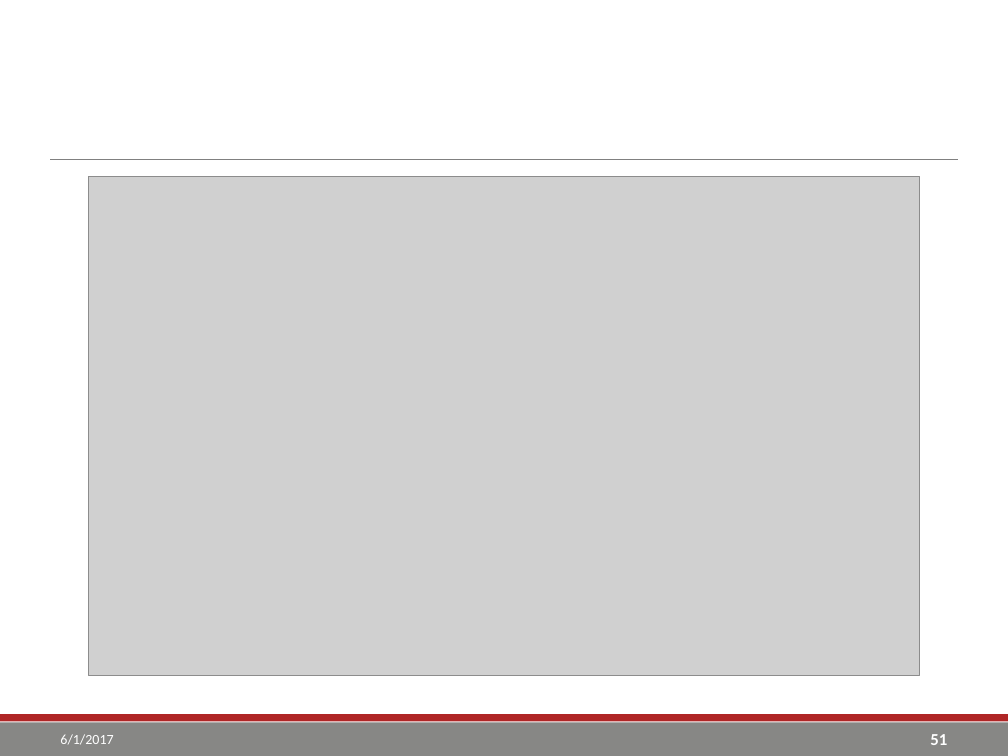
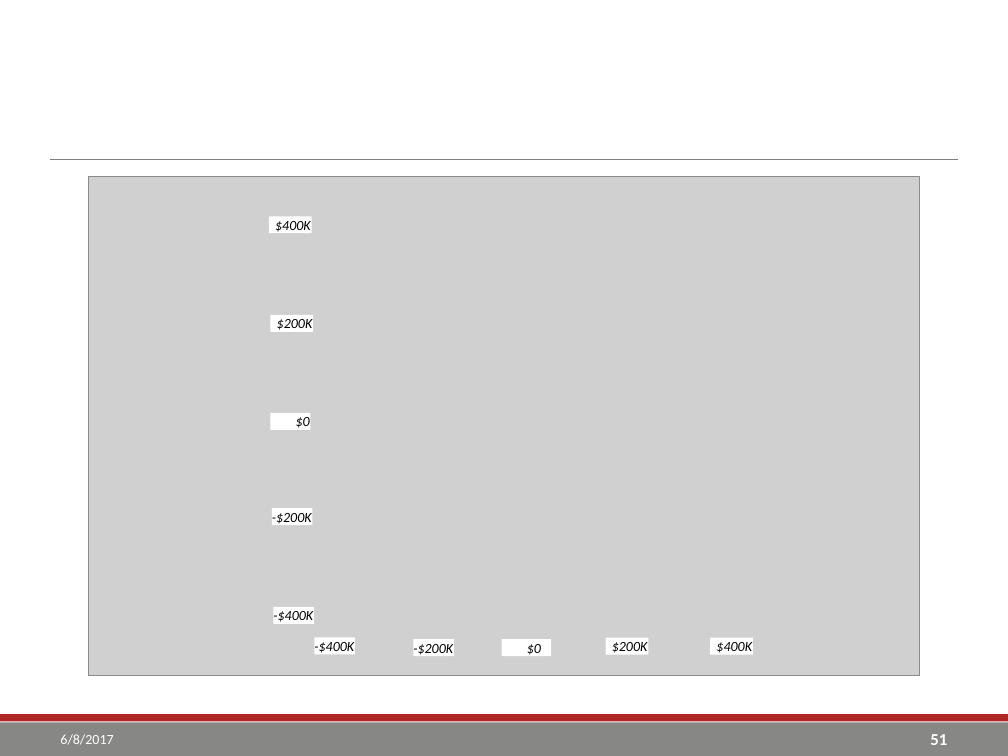
Before and after one commit to go-yohan/sppcredit, a slide deck: slide 51 of ppt/SPP TCR Reference Price Calculation.pptx. Drawn at 1008x756 pixels with LibreOffice and Linux fonts; fonts in the diff are those of the drawing; grey boxes stand for pictures; background and template pictures are left out. Boxes give left, top, right and bottom in pixels: in the first picture for what was removed or moved away, otherwise in the second. Text is boxed around its words. In the diff, an @@ line names an element or a change of style, - is before the commit and + after.

```diff
--- a/ppt/SPP TCR Reference Price Calculation.pptx
+++ b/ppt/SPP TCR Reference Price Calculation.pptx
@@ rectangle added at [269,217,311,234], fill #FFFFFF, 10 pt, text #000000, italic @@
+$400K
@@ rectangle added at [270,314,312,332], fill #FFFFFF, 10 pt, text #000000, italic @@
+$200K
@@ rectangle added at [270,413,310,430], fill #FFFFFF, 10 pt, text #000000, italic @@
+$0
@@ rectangle added at [272,508,312,525], fill #FFFFFF, 10 pt, text #000000, italic @@
+-$200K
@@ rectangle added at [273,607,313,624], fill #FFFFFF, 10 pt, text #000000, italic @@
+-$400K
@@ group added at [314,637,753,656]: 5 rectangles @@
+-$200K
+-$400K
+$400K
+$200K
+$0
@@ text at [60,734,113,745]: text changed @@
-6/1/2017
+6/8/2017
```
Also in this commit, not shown: 54 other slides changed, 1 slide added, 1 slide removed, 3 other files.
